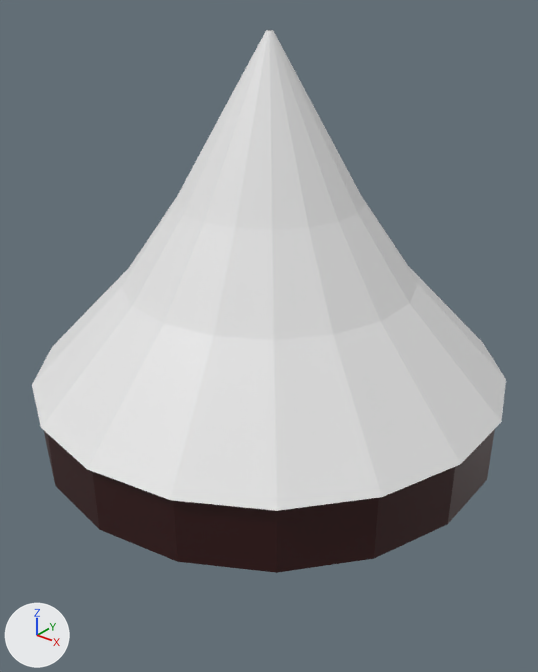
Two versions of the FBX model Jam11_Deranged-Circus/Assets/3D/Circus.fbx, one commit apart.
Camera for both pictures: a camera (50 mm lens) standing at (17.0, -21.3, 17.0) and looking at (0.2, -0.3, 4.0). Lighting does not change. The marker at lower left points along +X, +Y and +Z. The picture after the commit comes second.

Names of what the first picture shows: 'Podium', 'Tent'.
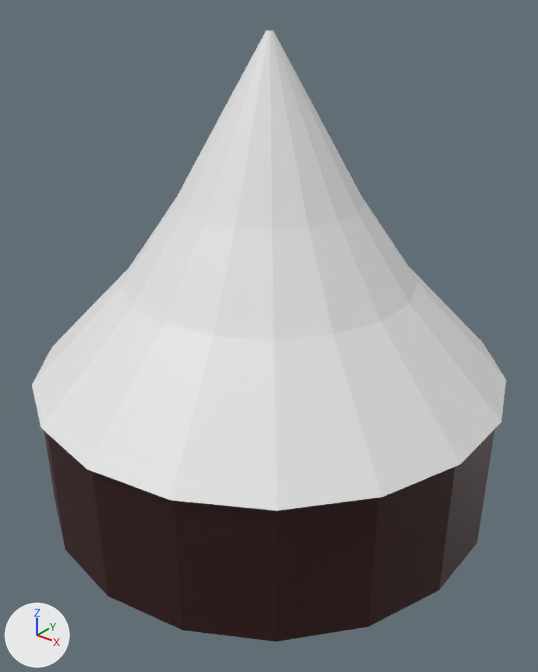
Where the change shows, as pixel boxes (x1, y1, x2, y2) in the pictures (538 x 672 px):
```json
{"object": "Podium", "change": "reshaped", "before": [44, 429, 495, 573], "after": [44, 429, 495, 642]}
```

Scene script edits in JSON lines:
```json
{"block": "me_circle_004", "where": "# used by ob_podium; location = (0.0, 0.0, 0.0)"}
{"op": "remove", "block": "me_circle_004", "code": "me_circle_004.from_pydata(...)  # 126 vertices, 108 faces; spans x -9.1..9.1, y -9.3..9.3, z 0.0..3.6"}
{"op": "add", "block": "me_circle_004", "code": "me_circle_004.from_pydata(...)  # 126 vertices, 108 faces; spans x -9.1..9.1, y -9.3..9.3, z -3.0..3.6"}
{"block": "me_circle_004", "change": "me_circle_004 part 1: all 18 vertices in x -9.1..9.1, y -9.3..9.3, z 0.0 are moved by (0.0, 0.0, -3.0)"}
```
